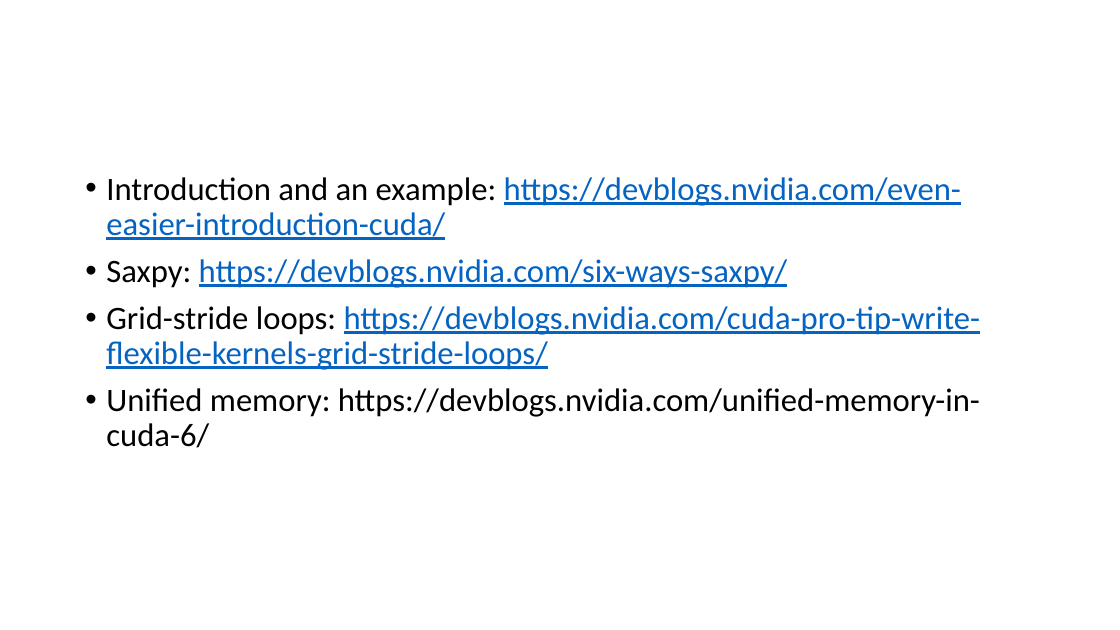
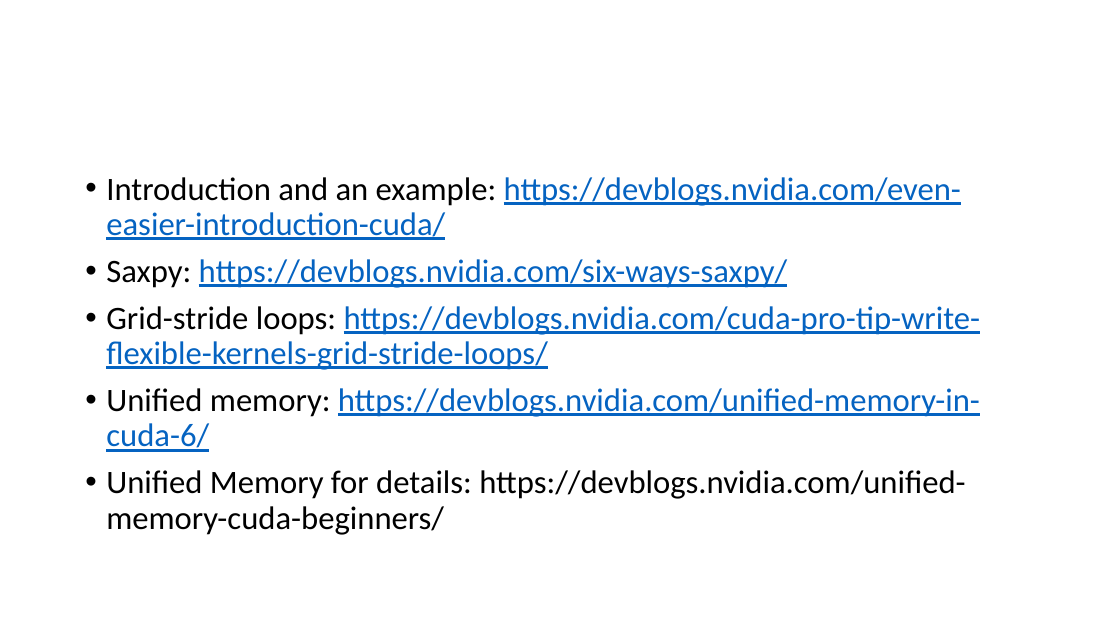
Before and after one commit to UML-Ionosphere-Plasmasphere-Modeling/Coupling-Model, a slide deck: slide 2 of Computational books& papers/cuda.pptx. Drawn at 1120x630 pixels with LibreOffice and Linux fonts; fonts in the diff are those of the drawing. Boxes give left, top, right and bottom in pixels: in the first picture for what was removed or moved away, otherwise in the second. Text is boxed around its words. In the diff, an @@ line names an element or a change of style, - is before the commit and + after.

```diff
--- a/Computational books& papers/cuda.pptx
+++ b/Computational books& papers/cuda.pptx
@@ text at [106, 388, 980, 452]: text colour #000000 to #0563C1, underline on in "https://devblogs.nvidia.com/unified-memory-in-cuda-6/" @@
@@ text at [106, 470, 965, 535]: paragraph added @@
+• Unified Memory for details: https://devblogs.nvidia.com/unified-memory-cuda-beginners/
```
Also in this commit, not shown: 1 other file.
